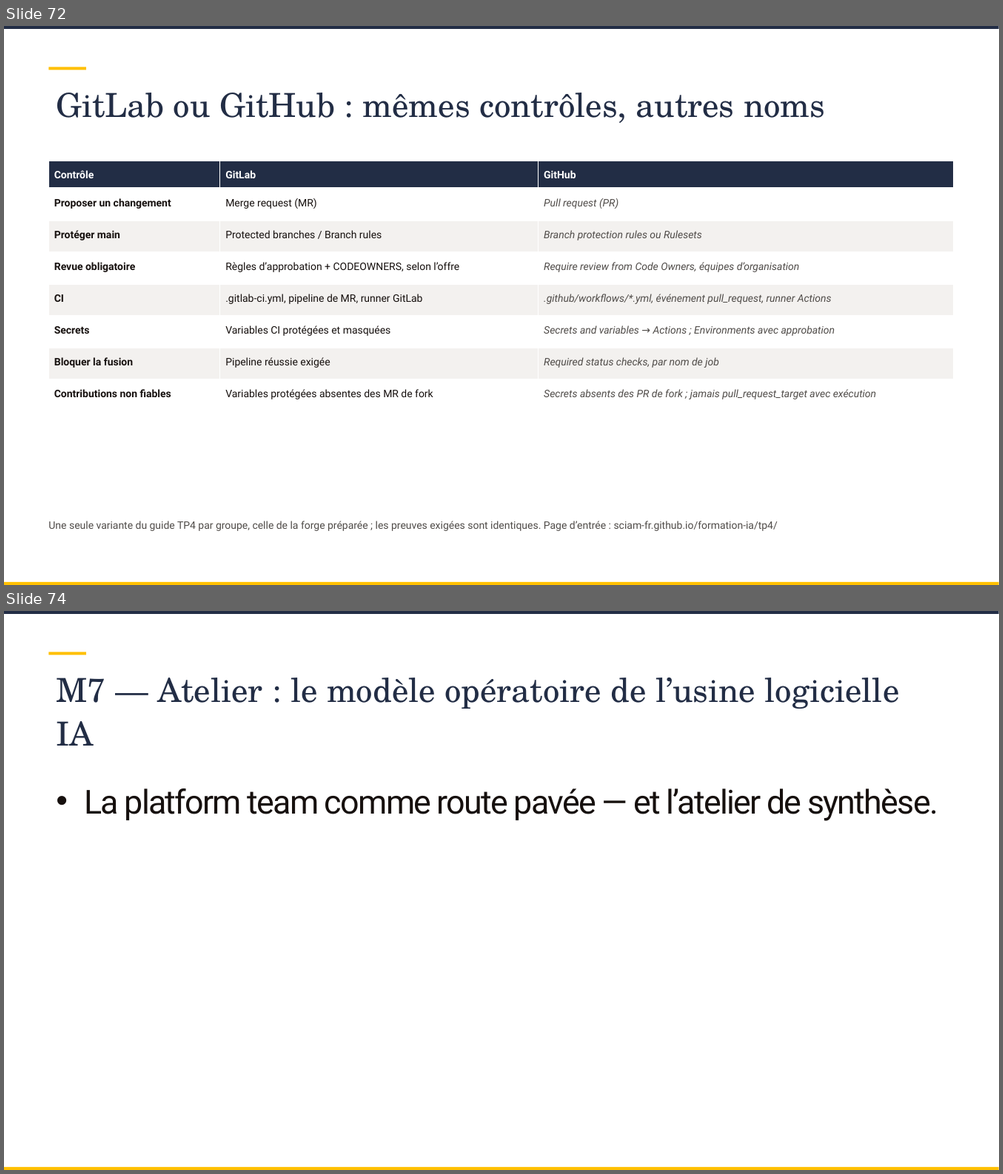
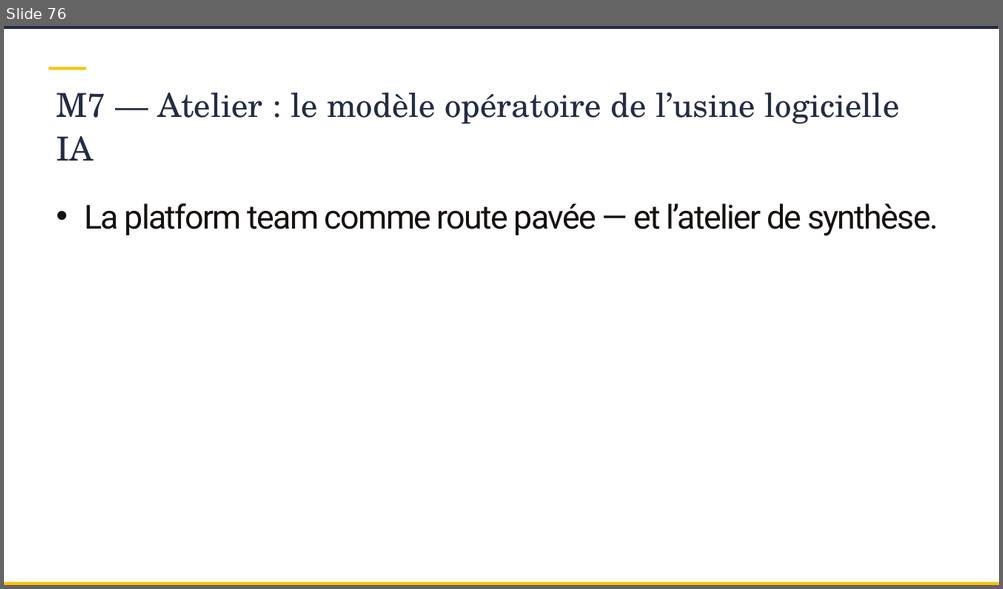
Before and after one commit to SCIAM-FR/formation-ia, a slide deck: slides/Support_formation_SCIAM.pptx. Shown one above the other, each under a label of ours: slides 72 and 74 before the commit, slide 76 after it; the slides between them are not shown. The pictures are 1003x1174 and 1003x589 pixels, drawn with LibreOffice and Linux fonts; fonts in the diff are those of the drawing; background and template pictures are left out. Boxes give left, top, right and bottom in pixels: in the first picture for what was removed or moved away, otherwise in the second. Text is boxed around its words. In the diff, an @@ line names an element or a change of style, - is before the commit and + after.

```diff
--- a/slides/Support_formation_SCIAM.pptx
+++ b/slides/Support_formation_SCIAM.pptx
@@ slide 72 removed at box(4, 26, 999, 585), background picture (left out); not listed: 3 template elements that a slide beside it also shows @@
@@ title removed at box(56, 93, 825, 123) @@
-GitLab ou GitHub : mêmes contrôles, autres noms
@@ table removed at box(48, 161, 954, 475), 8 rows, 3 columns @@
-Contrôle | GitLab | GitHub
-Proposer un changement | Merge request (MR) | Pull request (PR)
-Protéger main | Protected branches / Branch rules | Branch protection rules ou Rulesets
-Revue obligatoire | Règles d’approbation + CODEOWNERS, selon l’offre | Require review from Code Owners, équipes d’organisation
-CI | .gitlab-ci.yml, pipeline de MR, runner GitLab | .github/workflows/*.yml, événement pull_request, runner Actions
-Secrets | Variables CI protégées et masquées | Secrets and variables → Actions ; Environments avec approbation
-Bloquer la fusion | Pipeline réussie exigée | Required status checks, par nom de job
-Contributions non fiables | Variables protégées absentes des MR de fork | Secrets absents des PR de fork ; jamais pull_request_target avec exécution
@@ text removed at box(48, 521, 777, 531) @@
-Une seule variante du guide TP4 par groupe, celle de la forge préparée ; les preuves exigées sont identiques. Page d’entrée : sciam-fr.github.io/formation-ia/tp4/
@@ what was slide 74 is now slide 76 @@
```
Also in this commit, not shown: 11 slides changed, 6 slides added, 3 other slides removed, 18 other files.
